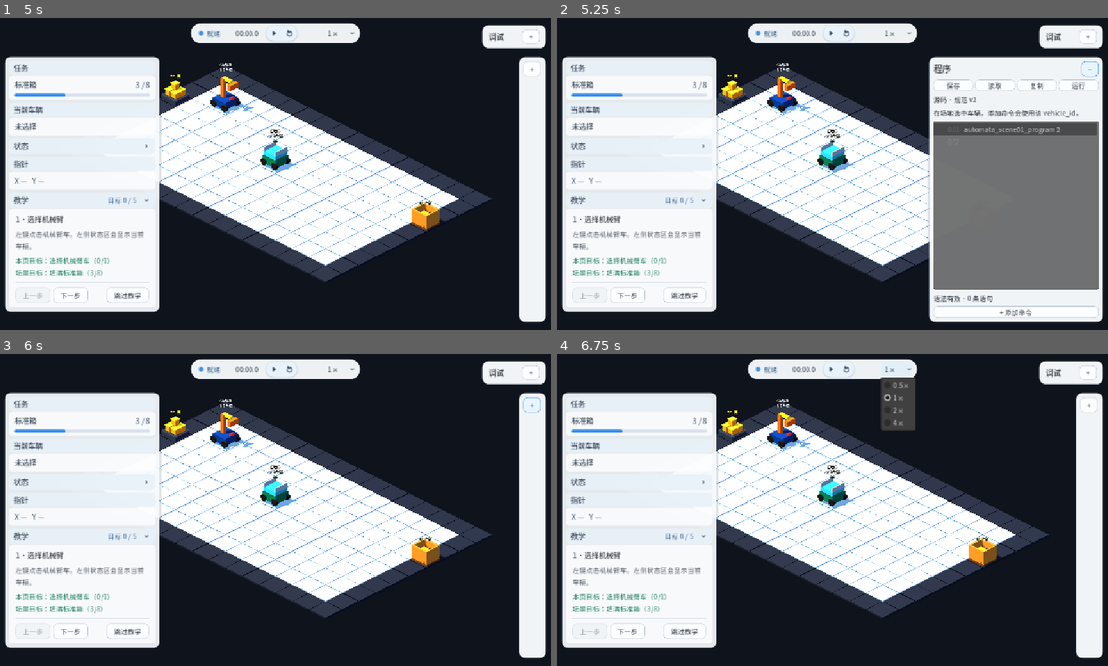
Above: before the commit, frames 1-4 (two rows, left to right).
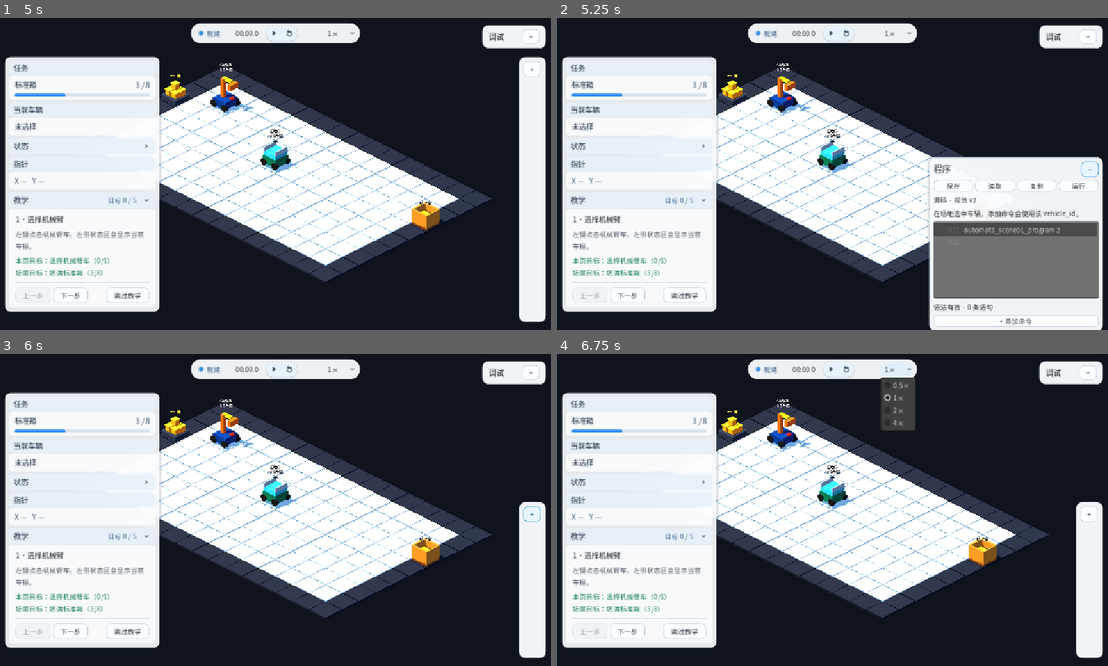
Above: after the commit, the same moments.

Repository: Ri0n72Y/automata
Game: Godot game, scene res://scenes/scene_01/scene_01_basic_packing.tscn
Two runs of this game, one before a commit and one after it. Both use one fixed random seed, a clock stepped at 60 frames per second and the inputs below.
Inputs (mouse positions are in pixels of both pictures, inside the frame that each line leads up to):
- Up to frame 1 (5 s): click (148, 145) at 0.5 s; click (148, 198) at 1.27 s; click "下一步" at 2 s; click "上一步" at 2.75 s; click "跳过教学" at 3.5 s; click "打开教学" at 4.25 s
- Up to frame 2 (5.25 s): click "+" at 5 s
- Up to frame 3 (6 s): click "−" at 5.75 s
- Up to frame 4 (6.75 s): click "1×" at 6.5 s

Frame 1 is identical in both runs. In frame 2, 20% of the frame differs, in the area x 67-100%, y 12-100%; in frame 3, 1.8%; in frame 4, 1.8%.

Commit message:
refactor(scene-01): stack program below operations

Diff:
--- a/scripts/scene_01/scene_01_program_ui.gd
+++ b/scripts/scene_01/scene_01_program_ui.gd
@@ -76,7 +76,7 @@
 		if _expanded_content.visible
 		else LayoutMetrics.PROGRAM_COLLAPSED_WIDTH
 	)
-	_program_panel.offset_top = LayoutMetrics.CONTENT_TOP
+	_program_panel.offset_top = LayoutMetrics.program_rail_top()
 	_program_panel.offset_right = -LayoutMetrics.EDGE_MARGIN
 	_program_panel.offset_left = _program_panel.offset_right - width
 	_program_panel.offset_bottom = -LayoutMetrics.CONTENT_BOTTOM_MARGIN
